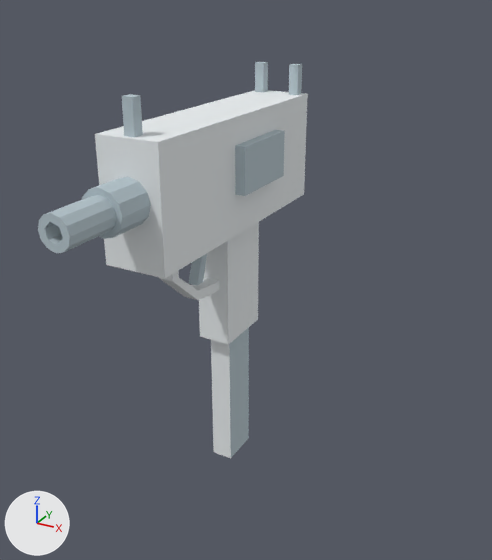
Two versions of the FBX model Assets/Models/Weapons/Light-gun/model.fbx, one commit apart.
Before and after are seen from a camera (50 mm lens) standing at (0.261, -0.994, 0.715) and looking at (-0.142, -0.263, 0.349). The axes (+X, +Y, +Z) are drawn at lower left. The lights are the same throughout. Where no turn or scale is listed for an object, it has been applied to the vertices. Vertices at the same position are counted once.
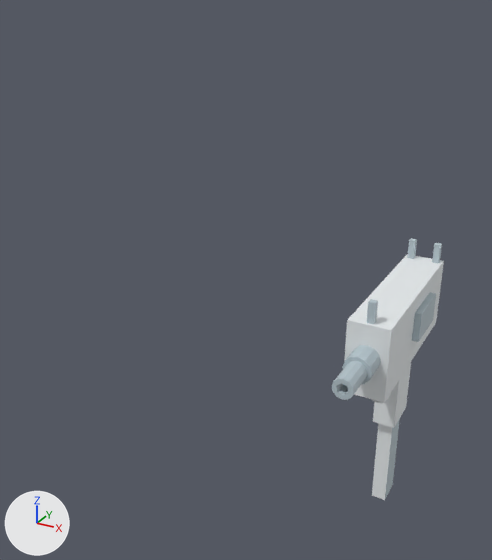
Where the change shows, as pixel boxes (x1, y1, x2, y2) in the pictures (492 x 560 px):
'mesh_1487853911', deleted
    before: (95, 90, 308, 278)
'mesh_1708819615.002', reshaped, moved
    before: (211, 328, 249, 458)
    after: (344, 254, 444, 403)
'mesh_1708819615', deleted
    before: (199, 222, 259, 344)
'mesh_1115432163', deleted
    before: (38, 177, 151, 253)
'mesh_47982412', deleted
    before: (235, 130, 285, 196)
'mesh_1708819615.005', added
    after: (332, 345, 381, 400)
'mesh_1708819615.000', added
    after: (372, 419, 400, 500)
'mesh_1708819615.009', added
    after: (373, 362, 411, 428)
'mesh_1330485529', deleted
    before: (159, 271, 219, 300)
'mesh_594497910', deleted
    before: (122, 94, 143, 137)
'mesh_1708819615.001', added
    after: (412, 292, 436, 342)
'mesh_216373091', deleted
    before: (289, 64, 302, 95)
'mesh_1286593356', deleted
    before: (255, 62, 268, 92)
'mesh_270998664', deleted
    before: (189, 253, 207, 286)
'mesh_1708819615.006', added
    after: (367, 299, 378, 324)
'mesh_1708819615.008', added
    after: (432, 243, 442, 263)
'mesh_1708819615.007', added
    after: (407, 238, 417, 259)
'mesh_1708819615.004', added
    after: (371, 393, 391, 404)

What changed in the scene script:
```text
Change me_mesh_010:
    where me_mesh_010.from_pydata(...)  # 8 vertices, 6 faces; spans x -0.012..0.012, y -0.023..0.023, z -0.144..0.144
    verts and faces of me_mesh_010; kept vertices keep their numbers, new ones are numbered from 8
    remove me_mesh_010.materials.append(mat_material_15___7955_005)  # white #e9edef
    remove me_mesh_010.materials.append(mat_material_16___7955_005)  # light grey #b6c6cd
    me_mesh_010 part 1
    add delete_vertices([*range(0, 8)])  # with the faces that use them
    add verts[8] = (-0.03, -0.169, 0.157)
    add verts[9] = (-0.03, 0.12, 0.157)
    add verts[10] = (-0.03, 0.12, 0.275)  # pixel (407, 254)
    add verts[11] = (-0.03, -0.169, 0.275)  # pixel (347, 320)
    add for new, old in zip([*range(12, 16)], [*range(8, 12)]): verts[new] = verts[old] + (0.065, 0.0, 0.0)
    add faces += [(12, 13, 14, 15), (8, 11, 10, 9), (8, 12, 15, 11), (9, 10, 14, 13), (8, 9, 13, 12), (10, 11, 15, 14)]
    add me_mesh_010.materials.append(mat_material_15___7955_004)  # white #e9edef
Add me_mesh_009:
    me_mesh_009.from_pydata([(-0.012, 0.023, 0.144), (0.012, 0.023, 0.144), (-0.012, -0.023, 0.144), (0.012, -0.023, 0.144), (-0.012, 0.023, -0.144), (0.012, 0.023, -0.144), (-0.012, -0.023, -0.144), (0.012, -0.023, -0.144)], [], [(5, 4, 0, 1), (4, 6, 2, 0), (6, 7, 3, 2), (7, 5, 1, 3), (7, 6, 4, 5), (1, 0, 2, 3)])
    for i in [0, 1, 3, 4, 5]: me_mesh_009.polygons[i].material_index = 1
    me_mesh_009.materials.append(mat_material_15___7955_005)  # white #e9edef
    me_mesh_009.materials.append(mat_material_16___7955_005)  # light grey #b6c6cd
Remove ob_mesh_47982412:
    ob_mesh_47982412 = bpy.data.objects.new('mesh_47982412', me_mesh_002)
Remove ob_mesh_594497910:
    ob_mesh_594497910 = bpy.data.objects.new('mesh_594497910', me_mesh_006)
Remove ob_mesh_1115432163:
    ob_mesh_1115432163 = bpy.data.objects.new('mesh_1115432163', me_mesh_004)
Remove ob_mesh_270998664:
    ob_mesh_270998664 = bpy.data.objects.new('mesh_270998664', me_mesh_005)
Remove ob_mesh_216373091:
    ob_mesh_216373091 = bpy.data.objects.new('mesh_216373091', me_mesh_001)
Remove ob_mesh_1487853911:
    ob_mesh_1487853911 = bpy.data.objects.new('mesh_1487853911', me_mesh_007)
Change ob_mesh_1708819615_002:
    ob_mesh_1708819615_002.location: (-0.096, -0.385, 0.323) -> (0.0, 0.0, 0.0)
Remove ob_mesh_1286593356:
    ob_mesh_1286593356 = bpy.data.objects.new('mesh_1286593356', me_mesh)
Remove ob_mesh_1708819615:
    ob_mesh_1708819615 = bpy.data.objects.new('mesh_1708819615', me_mesh_008)
Remove ob_mesh_1330485529:
    ob_mesh_1330485529 = bpy.data.objects.new('mesh_1330485529', me_mesh_003)
Add ob_mesh_1708819615_004:
    ob_mesh_1708819615_004 = bpy.data.objects.new('mesh_1708819615.004', me_mesh_013)  # 20 vertices, 18 faces; spans x -0.0083..0.0078, y -0.1212..-0.0353, z 0.0868..0.1566; in mat_material_15___7955_003 (white #e9edef)
    ob_mesh_1708819615_004.location = (0.0, 0.0, 0.0)
Add ob_mesh_1708819615_001:
    ob_mesh_1708819615_001 = bpy.data.objects.new('mesh_1708819615.001', me_mesh_011)  # a box spanning x -0.0405..0.0454, y -0.046..0.0399, z 0.1995..0.2479; in mat_material_16___7955 (light grey #b6c6cd)
    ob_mesh_1708819615_001.location = (0.0, 0.0, 0.0)
Add ob_mesh_1708819615_000:
    ob_mesh_1708819615_000 = bpy.data.objects.new('mesh_1708819615.000', me_mesh_009)
    ob_mesh_1708819615_000.location = (0.0, 0.0, 0.0)
Add ob_mesh_1708819615_005:
    ob_mesh_1708819615_005 = bpy.data.objects.new('mesh_1708819615.005', me_mesh_014)  # 60 vertices, 56 faces; spans x -0.019..0.0239, y -0.2608..-0.1641, z 0.1995..0.2425; in mat_material_16___7955_001 (light grey #b6c6cd)
    ob_mesh_1708819615_005.location = (0.0, 0.0, 0.0)
Add ob_mesh_1708819615_006:
    ob_mesh_1708819615_006 = bpy.data.objects.new('mesh_1708819615.006', me_mesh_015)  # a box spanning x -0.0029..0.0078, y -0.1641..-0.1534, z 0.2747..0.3069; in mat_material_16___7955_007 (light grey #b6c6cd)
    ob_mesh_1708819615_006.location = (0.0, 0.0, 0.0)
Add ob_mesh_1708819615_008:
    ob_mesh_1708819615_008 = bpy.data.objects.new('mesh_1708819615.008', me_mesh_017)  # a box spanning x 0.0185..0.0293, y 0.1044..0.1151, z 0.2747..0.3069; in mat_material_16___7955_008 (light grey #b6c6cd)
    ob_mesh_1708819615_008.location = (0.0, 0.0, 0.0)
Add ob_mesh_1708819615_007:
    ob_mesh_1708819615_007 = bpy.data.objects.new('mesh_1708819615.007', me_mesh_016)  # a box spanning x -0.0244..-0.0137, y 0.1044..0.1151, z 0.2747..0.3069; in mat_material_16___7955_004 (light grey #b6c6cd)
    ob_mesh_1708819615_007.location = (0.0, 0.0, 0.0)
Add ob_mesh_1708819615_009:
    ob_mesh_1708819615_009 = bpy.data.objects.new('mesh_1708819615.009', me_mesh_018)  # 16 vertices, 14 faces; spans x -0.019..0.0185, y -0.0353..0.0345, z 0.017..0.1566; in mat_material_15___7955_005 (white #e9edef)
    ob_mesh_1708819615_009.location = (0.0, 0.0, 0.0)
```
